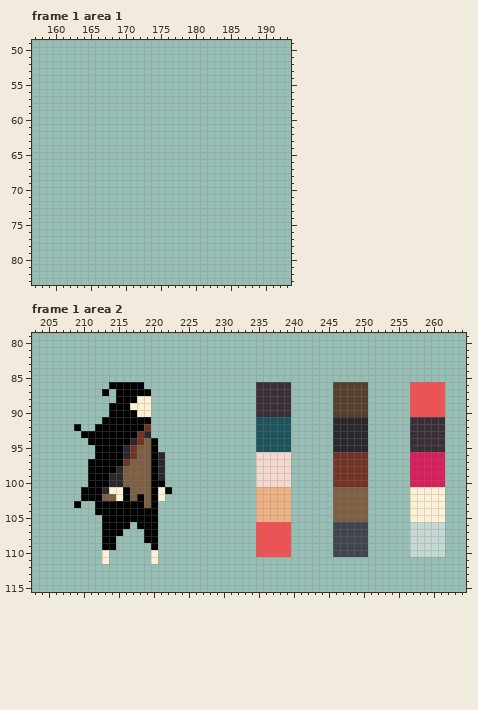
Pixel-art file -- animan/characters/animan-main-character-experimentation-0001.aseprite. Above, as it was before the edit.
320x160 pixels, 1 frame. Colours within 5 levels of each other are drawn and written as one. Shown: frame 1 area 1: x 157..193, y 49..83; frame 1 area 2: x 203..264, y 79..115. The commit also changed other frames or places, which this record leaves out.
After the commit:
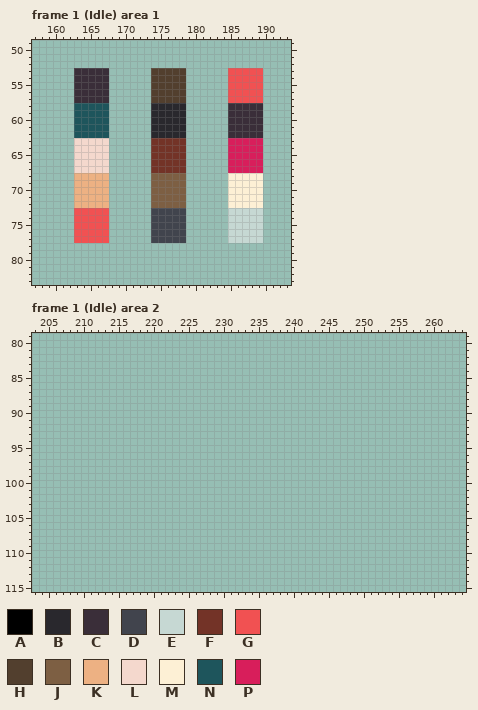
Palette (. is transparent): A #000000  B #29282d  C #3a2e39  D #41444d  E #c6d8d3  F #733327  G #f15152  H #523f2e  J #7d5f43  K #edb183  L #f4d8cd  M #fdf0d5  N #1e555c  P #d81e5b
Commit message: added bodyparts separation of one of the characters to be able to animate/add physics to them individually
Difference:
layer "charactes/char7" removed
--- frame 1 (Idle) area 1, layers "colors ghibli/color palette 8", "colors ghibli/color palette 7", "colors ghibli/color palette 6"
@@ x 157..193 @@
 52 .....................................
-53 .....................................
-54 .....................................
-55 .....................................
-56 .....................................
-57 .....................................
-58 .....................................
-59 .....................................
-60 .....................................
-61 .....................................
-62 .....................................
-63 .....................................
-64 .....................................
-65 .....................................
-66 .....................................
-67 .....................................
-68 .....................................
-69 .....................................
-70 .....................................
-71 .....................................
-72 .....................................
-73 .....................................
-74 .....................................
-75 .....................................
-76 .....................................
-77 .....................................
+53 ......CCCCC......HHHHH......GGGGG....
+54 ......CCCCC......HHHHH......GGGGG....
+55 ......CCCCC......HHHHH......GGGGG....
+56 ......CCCCC......HHHHH......GGGGG....
+57 ......CCCCC......HHHHH......GGGGG....
+58 ......NNNNN......BBBBB......CCCCC....
+59 ......NNNNN......BBBBB......CCCCC....
+60 ......NNNNN......BBBBB......CCCCC....
+61 ......NNNNN......BBBBB......CCCCC....
+62 ......NNNNN......BBBBB......CCCCC....
+63 ......LLLLL......FFFFF......PPPPP....
+64 ......LLLLL......FFFFF......PPPPP....
+65 ......LLLLL......FFFFF......PPPPP....
+66 ......LLLLL......FFFFF......PPPPP....
+67 ......LLLLL......FFFFF......PPPPP....
+68 ......KKKKK......JJJJJ......MMMMM....
+69 ......KKKKK......JJJJJ......MMMMM....
+70 ......KKKKK......JJJJJ......MMMMM....
+71 ......KKKKK......JJJJJ......MMMMM....
+72 ......KKKKK......JJJJJ......MMMMM....
+73 ......GGGGG......DDDDD......EEEEE....
+74 ......GGGGG......DDDDD......EEEEE....
+75 ......GGGGG......DDDDD......EEEEE....
+76 ......GGGGG......DDDDD......EEEEE....
+77 ......GGGGG......DDDDD......EEEEE....
 78 .....................................
--- frame 1 (Idle) area 2
@@ x 203..264 @@
  85 ..............................................................
- 86 ...........AAAAA................CCCCC......HHHHH......GGGGG...
- 87 ..........A.AAAAA...............CCCCC......HHHHH......GGGGG...
- 88 ............AAAMM...............CCCCC......HHHHH......GGGGG...
- 89 ...........AAAMMM...............CCCCC......HHHHH......GGGGG...
- 90 ...........AAAAMM...............CCCCC......HHHHH......GGGGG...
- 91 ..........AAAAAAA...............NNNNN......BBBBB......CCCCC...
- 92 ......A..AAAAAAAF...............NNNNN......BBBBB......CCCCC...
- 93 .......AAAAAAAAFB...............NNNNN......BBBBB......CCCCC...
- 94 ........AAAAAABFJA..............NNNNN......BBBBB......CCCCC...
- 95 .........AAAABFJJA..............NNNNN......BBBBB......CCCCC...
- 96 .........AAAABFJJAB.............LLLLL......FFFFF......PPPPP...
- 97 ........AAAAAFJJJAB.............LLLLL......FFFFF......PPPPP...
- 98 ........AAAABJJJJAB.............LLLLL......FFFFF......PPPPP...
- 99 ........AAABBJJJJAB.............LLLLL......FFFFF......PPPPP...
-100 ........AAABBJJJJAA.............LLLLL......FFFFF......PPPPP...
-101 .......AAABMMAJJJAMA............KKKKK......JJJJJ......MMMMM...
-102 .......AAAJJMAJAJAM.............KKKKK......JJJJJ......MMMMM...
-103 ......A..AAAAAAAJA..............KKKKK......JJJJJ......MMMMM...
-104 .........AAAAAAAAA..............KKKKK......JJJJJ......MMMMM...
-105 ..........AAAAAAAA..............KKKKK......JJJJJ......MMMMM...
-106 ..........AAAA.AAA..............GGGGG......DDDDD......EEEEE...
-107 ..........AAA...AA..............GGGGG......DDDDD......EEEEE...
-108 ..........AA....AA..............GGGGG......DDDDD......EEEEE...
-109 ..........AA.....A..............GGGGG......DDDDD......EEEEE...
-110 ..........M......M..............GGGGG......DDDDD......EEEEE...
-111 ..........M......M............................................
+ 86 ..............................................................
+ 87 ..............................................................
+ 88 ..............................................................
+ 89 ..............................................................
+ 90 ..............................................................
+ 91 ..............................................................
+ 92 ..............................................................
+ 93 ..............................................................
+ 94 ..............................................................
+ 95 ..............................................................
+ 96 ..............................................................
+ 97 ..............................................................
+ 98 ..............................................................
+ 99 ..............................................................
+100 ..............................................................
+101 ..............................................................
+102 ..............................................................
+103 ..............................................................
+104 ..............................................................
+105 ..............................................................
+106 ..............................................................
+107 ..............................................................
+108 ..............................................................
+109 ..............................................................
+110 ..............................................................
+111 ..............................................................
 112 ..............................................................
Boxes around the changes in both pictures, in picture pixels (x1, y1, x2, y2):
added: (74, 68, 109, 243)
added: (151, 68, 186, 243)
added: (228, 68, 263, 243)
erased: (74, 382, 172, 564)
erased: (256, 382, 291, 557)
erased: (333, 382, 368, 557)
erased: (410, 382, 445, 557)
